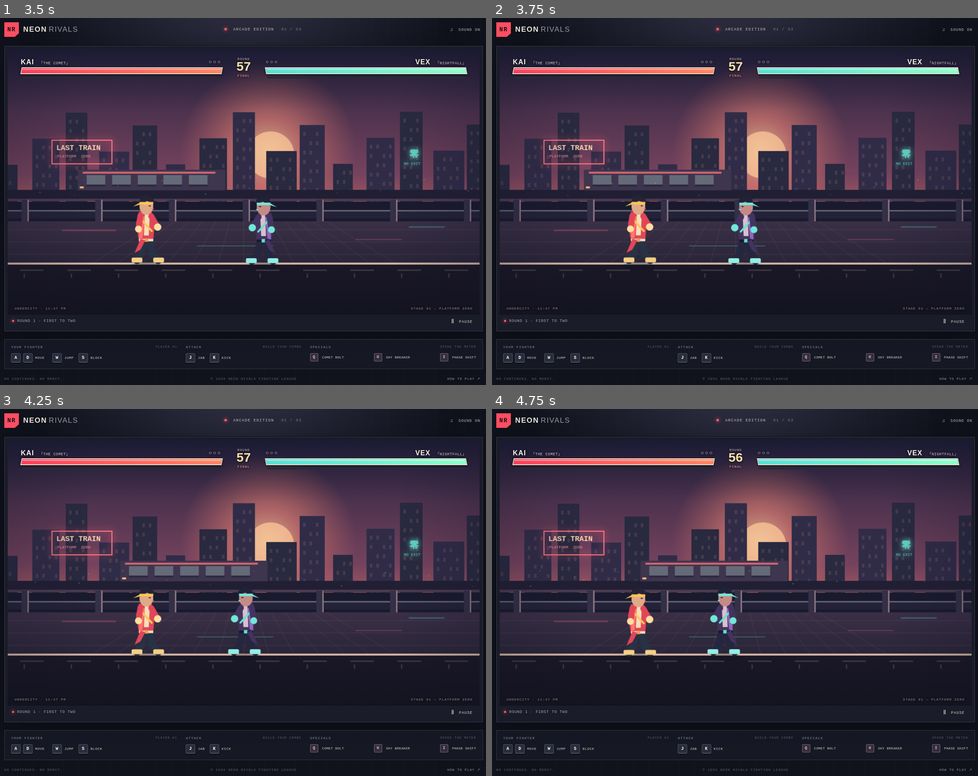
Above: before the commit, frames 1-4 (two rows, left to right).
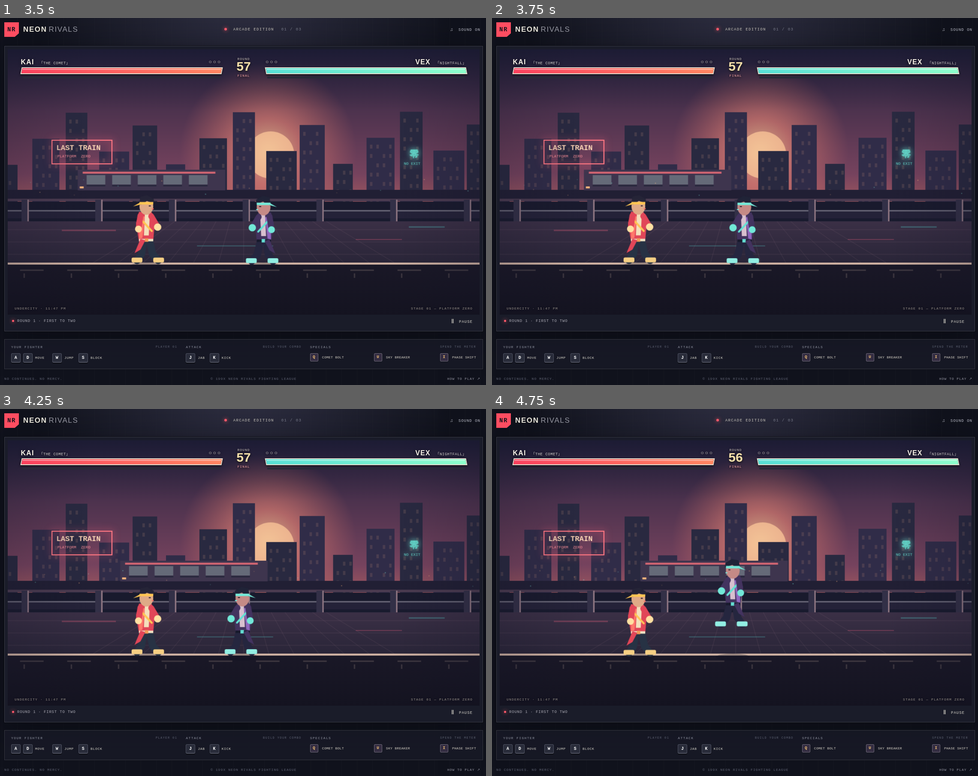
Above: after the commit, the same moments.

Repository: Hdggfeu/PlayGround
Game: browser game, page index.html
Same seed, same stepped clock (60 frames per second), same inputs: the game is played once before the commit and once after it.
Inputs:
- Up to frame 1 (3.5 s): click "ENTER THE ARENA ↗" at 0.27 s; hold Right 1.03-1.53 s; hold Down 1.58-1.85 s; hold Left 1.9-2.47 s; hold Up 2.52-2.82 s; hold Right from 2.87 s (still down)
- Up to frame 2 (3.75 s): release Right at 3.53 s; hold Up from 3.58 s (still down)
- Up to frame 3 (4.25 s): release Up at 3.82 s; hold Left from 3.87 s (still down)
- Up to frame 4 (4.75 s): release Left at 4.3 s; hold Down 4.35-4.68 s; hold Right from 4.73 s (still down)

Frame 1 is identical in both runs. In frame 2, 0.3% of the frame differs, in the area x 48-56%, y 49-68%; in frame 3, 0.4%; in frame 4, 0.9%, in the area x 44-53%, y 41-68%.

Commit message:
Save source and v2 conversation for issue #10
Run: 43623115520
Generation: 43623115520-1794679010032

Diff:
--- a/game.js
+++ b/game.js
@@ -26,8 +26,8 @@
     started=true; paused=false; gameOver=false; round=1; playerWins=0; enemyWins=0; resetRound(); setCallout('FIGHT!');
   }
   function resetRound() {
-    player.x=282;player.y=GROUND;player.vx=0;player.vy=0;pla …(71 unchanged characters)… r.stateTime=0;player.attack=null;player.invuln=0;player.cooldown=0;player.block=false;
-    enemy.x=678;enemy.y=GROUND;enemy.vx=0;enemy.vy=0;enemy.f …(61 unchanged characters)… emy.stateTime=0;enemy.attack=null;enemy.invuln=0;enemy.cooldown=0;enemy.aiWait=.7+Math.random()*.6;
+    player.x=282;player.y=GROUND;player.vx=0;player.vy=0;pla …(71 unchanged characters)… r.stateTime=0;player.attack=null;player.attackHit=false;player.projectileFired=false;player.invuln=0;player.cooldown=0;player.flash=0;player.block=false;player.crouch=false;
+    enemy.x=678;enemy.y=GROUND;enemy.vx=0;enemy.vy=0;enemy.f …(61 unchanged characters)… emy.stateTime=0;enemy.attack=null;enemy.attackHit=false;enemy.projectileFired=false;enemy.invuln=0;enemy.cooldown=0;enemy.flash=0;enemy.block=false;enemy.crouch=false;enemy.aiWait=.7+Math.random()*.6;
     timer=60;timerTick=0;projectiles.length=0;particles.length=0;effects.length=0;combo=0;comboTimer=0;updateHud();
   }
   function updateHud() {
@@ -45,7 +45,7 @@
     f.block=false; f.state=special?'special':'attack'; f.stateTime=0;f.attackHit=false;f.attack=kind;
     const durations={jab:.27,kick:.43,bolt:.55,rising:.63,phase:.48};
     f.attackDuration=durations[kind]||.3; f.cooldown=kind==='bolt'?.8:kind==='rising'?.9:kind==='phase'?.8:.12;
-    if(kind==='bolt') { setTimeout(()=>{if(started&&!paused) launchProjectile(f);},130); beep(340,.11,'sawtooth'); }
+    if(kind==='bolt') { f.projectileFired=false; beep(340,.11,'sawtooth'); }
     if(kind==='rising') { f.vy=-570;f.invuln=.26;spawnBurst(f.x,f.y-65,f.type==='kai'?'#ffcd70':'#a998ff',14);shake=7;beep(225,.2,'sawtooth'); }
     if(kind==='phase') {f.vx=f.facing*600;f.invuln=.32;f.specialTrail=[];spawnBurst(f.x,f.y-45,f.type==='kai'?'#66eee0':'#ff7395',10);beep(510,.15,'triangle');}
     if(kind==='jab'||kind==='kick') beep(kind==='jab'?150:110,.07,'square',.02);
@@ -86,6 +86,7 @@
     player.crouch=held.has('s')&&!moving;
     if(player.attack){
       player.stateTime+=dt; attackCheck(player,enemy);
+      if(player.attack==='bolt'&&!player.projectileFired&&player.stateTime>=.16){player.projectileFired=true;launchProjectile(player);}
       if(player.attack==='phase'&&player.stateTime<.28)player.vx=player.facing*540;
       if(player.stateTime>=player.attackDuration){player.attack=null;player.state='idle';player.vx*=.25;}
     } else if(!player.block&&player.state!=='hurt'&&player.state!=='ko') {
@@ -102,7 +103,7 @@
   function enemyUpdate(dt) {
     if(enemy.health<=0)return;
     enemy.facing=enemy.x<player.x?1:-1;
-    if(enemy.attack){enemy.stateTime+=dt;attackCheck(enemy,player);if(enemy.attack==='phase'&&enemy.stateTime<.28)enemy.vx=ene …(108 unchanged characters)…
+    if(enemy.attack){enemy.stateTime+=dt;attackCheck(enemy,player);if(enemy.attack==='bolt'&&!enemy.projectileFired&&enemy.stateTime>=.16){enemy.projectileFired=true;launchProjectile(enemy);}if(enemy.attack==='phase'&&enemy.stateTime<.28)enemy.vx=ene …(108 unchanged characters)…
     else if(enemy.state==='hurt'||enemy.state==='block'){enemy.stateTime+=dt;if(enemy.stateTime>.3){enemy.state='idle';enemy.vx*=.2;}}
     else {
       enemy.aiWait-=dt;const dist=Math.abs(player.x-enemy.x), dir=Math.sign(player.x-enemy.x);
@@ -110,6 +111,7 @@
         if(dist>320&&enemy.meter>=34&&Math.random()<.54)action(enemy,'bolt');
         else if(dist<145){const r=Math.random();if(enemy.meter>=34&&r<.18)action(enemy,'rising');else if(enemy.meter>=34&&r<.31)action(enemy,'phase');else if(r<.55)action(enemy,'kick');else action(enemy,'jab');}
         else if(dist<285&&enemy.meter>=34&&Math.random()<.3)action(enemy,'bolt');
+        else if(dist<245&&enemy.y>=GROUND-1&&Math.random()<.14){enemy.vy=-410;enemy.state='air';}
         else if(dist<245){enemy.vx=dir*(105+Math.random()*65);enemy.state='walk';}
         else {enemy.vx=dir*160;enemy.state='walk';}
         enemy.aiWait=.42+Math.random()*.55;
Not shown, changed: .omgithub/checkpoint.json
Not shown, changed: .omgithub/conversation.json
